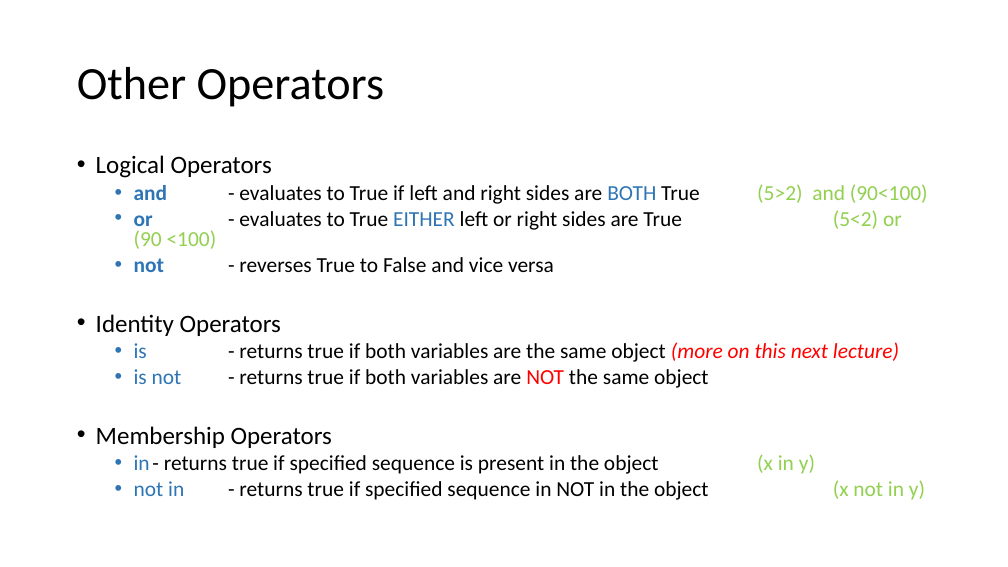
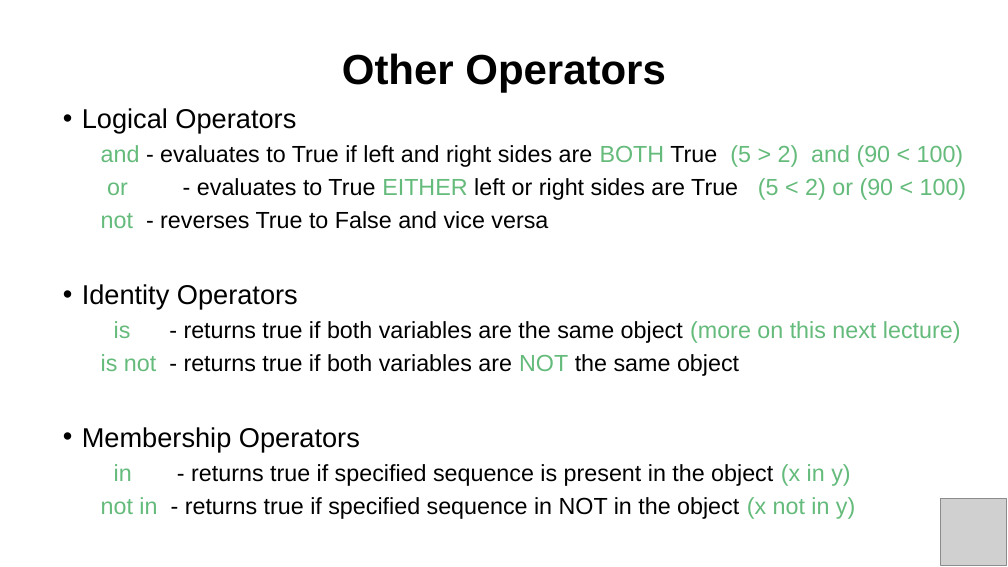
Before and after one commit to PracticumAI/python, a slide deck: slide 11 of presentations/02_variables.pptx (slide 10 before the commit). Drawn at 1008x567 pixels with LibreOffice and Linux fonts; fonts in the diff are those of the drawing; grey boxes stand for pictures. Boxes give left, top, right and bottom in pixels: in the first picture for what was removed or moved away, otherwise in the second. Text is boxed around its words. In the diff, an @@ line names an element or a change of style, - is before the commit and + after.

```diff
--- a/presentations/02_variables.pptx
+++ b/presentations/02_variables.pptx
@@ title "Other Operators": place and size @@
-title "Other Operators" at [77,67,384,107]
+title "Other Operators" at [342,53,665,93]
@@ title "Other Operators" at [342,53,665,93]: size 44 to 40 pt, font Calibri to Arial, bold on; alignment left to centre @@
@@ text "Logical Operators": place and size @@
-text "Logical Operators" at [96,155,925,500]
+text "Logical Operators" at [82,108,967,519]
@@ text at [82,108,961,519]: size 23.8 to 25.9 pt in "Logical Operators", "Identity Operators", "Membership Operators"; font Calibri to Arial in "Logical Operators", "not - reverses True to False and ...", "Identity Operators", "is - returns true if both variables ..." and 4 more places; size 20.4 to 22.2 pt in "not - reverses True to False and ...", "is - returns true if both variables ...", "is not - returns true if both ...", "in - returns true if specified sequence ..." and 1 more places; text colour #2E75B6 to #65BB7B in "not", "is", "is not", "in" and 1 more places; bold off in "not"; text colour #FF0000 to #65BB7B in "(more on this next lecture)", "NOT"; italic off in "(more on this next lecture)"; text colour #92D050 to #65BB7B in "(x in y)", "(x not in y)"; line spacing 0.8 to 1; bullet • to none @@
@@ text at [101,145,967,200]: text changed; size 20.4 to 22.2 pt; font Calibri to Arial @@
-  • and - evaluates to True if left and right sides are BOTH True (5>2) and (90<100)
-  • or - evaluates to True EITHER left or right sides are True (5<2) or (90 <100)
+  and - evaluates to True if left and right sides are BOTH True (5 > 2) and (90 < 100)
+  or - evaluates to True EITHER left or right sides are True (5 < 2) or (90 < 100)
@@ picture added at [941,499,1007,566] @@
```
Also in this commit, not shown: 19 other slides changed, 5 slides added, 6 slides removed, 2 other files.
